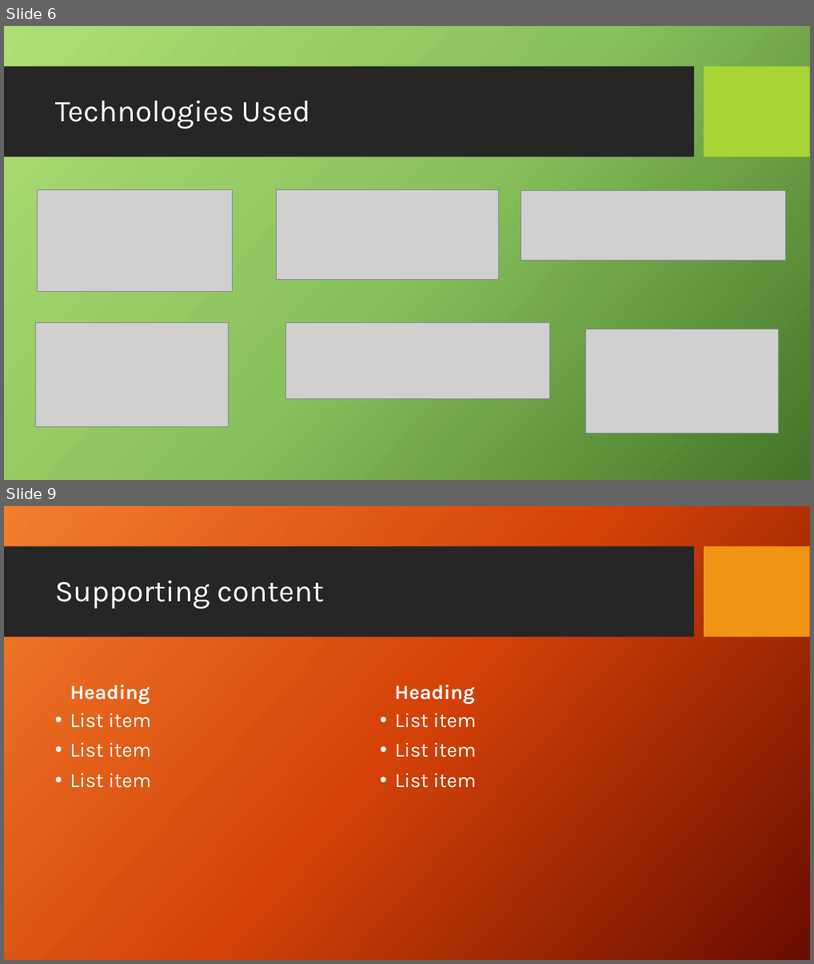
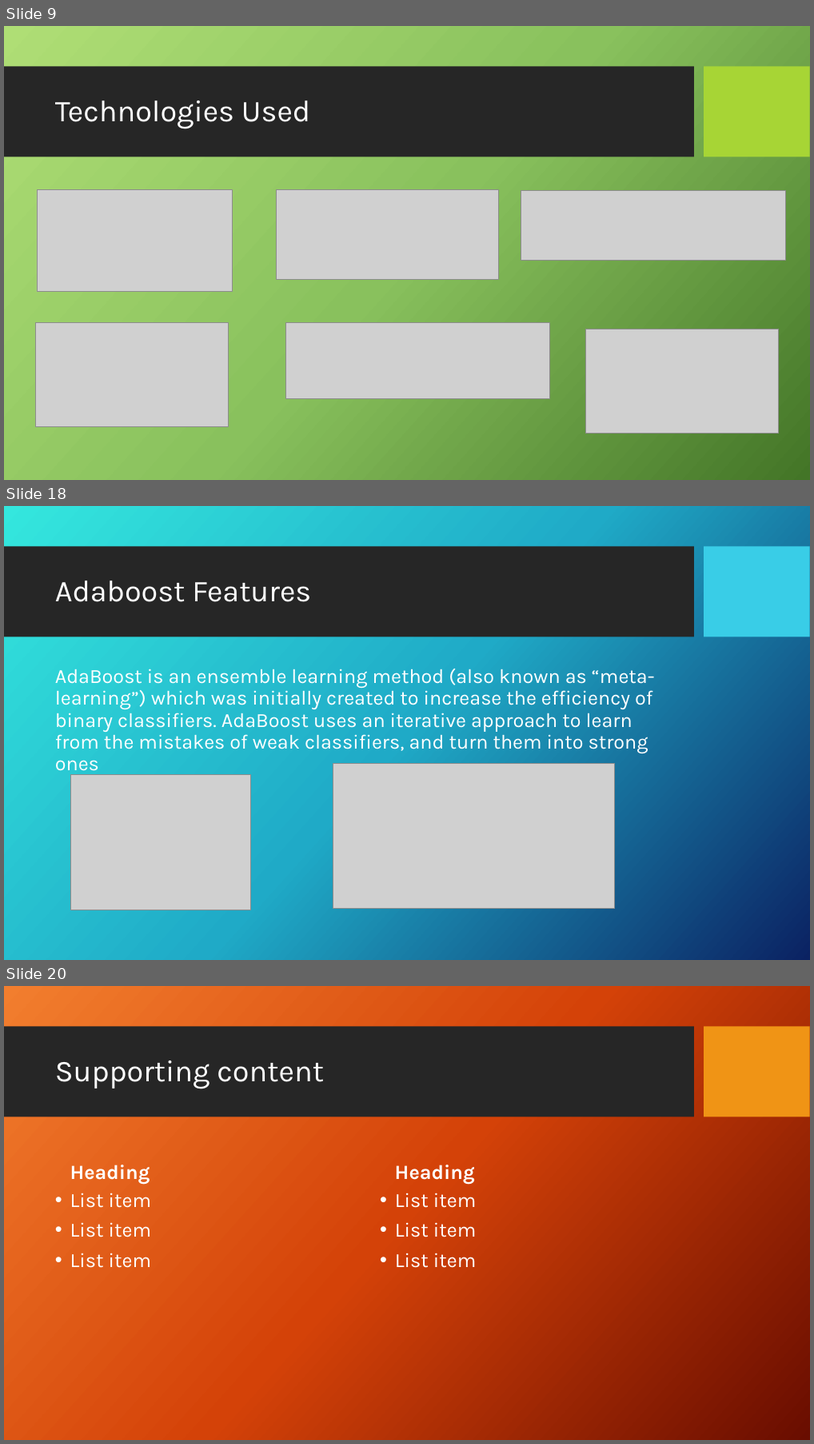
Before and after one commit to Kevin-McConchie/project4fork, a slide deck: Telecom Customer Church - Presentation.pptx. Shown one above the other, each under a label of ours: slides 6 and 9 before the commit, slides 9, 18 and 20 after it; the slides between them are not shown. The pictures are 814x964 and 814x1444 pixels, drawn with LibreOffice and Linux fonts; fonts in the diff are those of the drawing; grey boxes stand for pictures; background and template pictures are left out. Boxes give left, top, right and bottom in pixels: in the first picture for what was removed or moved away, otherwise in the second. Text is boxed around its words. In the diff, an @@ line names an element or a change of style, - is before the commit and + after.

```diff
--- a/Telecom Customer Church - Presentation.pptx
+++ b/Telecom Customer Church - Presentation.pptx
@@ slide 18 added at bbox=[4, 506, 810, 960], background picture (left out); not listed: 1 template element that a slide beside it also shows @@
@@ rectangle added at bbox=[705, 547, 810, 637], fill #39CDE7 @@
@@ title added at bbox=[55, 580, 311, 602], 36 pt, text #FFFFFF @@
+Adaboost Features
@@ text added at bbox=[55, 668, 655, 775], 24 pt, text #FFFFFF @@
+AdaBoost is an ensemble learning method (also known as “meta-learning”) which was initially created to increase the efficiency of binary classifiers. AdaBoost uses an iterative approach to learn from the mistakes of weak classifiers, and turn them into strong ones
@@ picture added at bbox=[333, 764, 615, 908] @@
@@ picture added at bbox=[70, 775, 251, 910] @@
@@ what was slide 6 is now slide 9 @@
@@ what was slide 9 is now slide 20 @@
```
Also in this commit, not shown: 7 slides changed, 18 other slides added, 9 slides removed.
